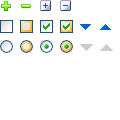
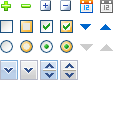
Two versions of the same layered image (120x120). Layer-by-layer changes:
renamed "Layer 6" to "Layer 3", showed it, painted on it over [100, 0, 113, 13]
painted on "Layer 2" over [0, 0, 111, 80]
